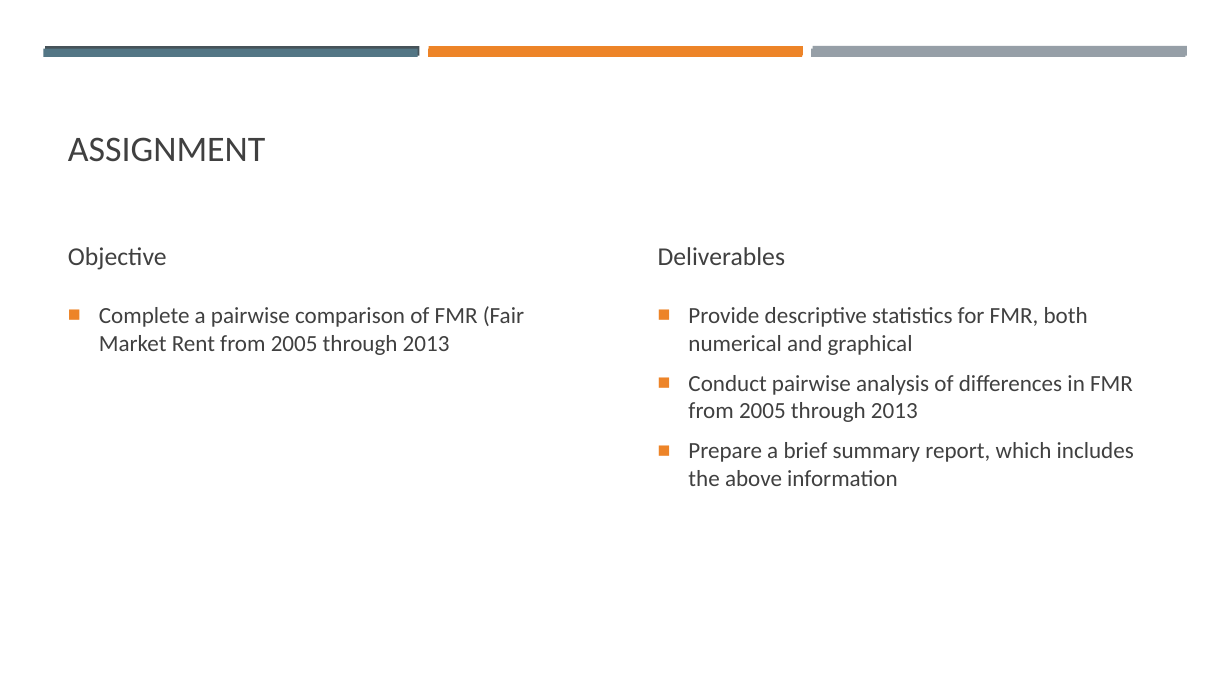
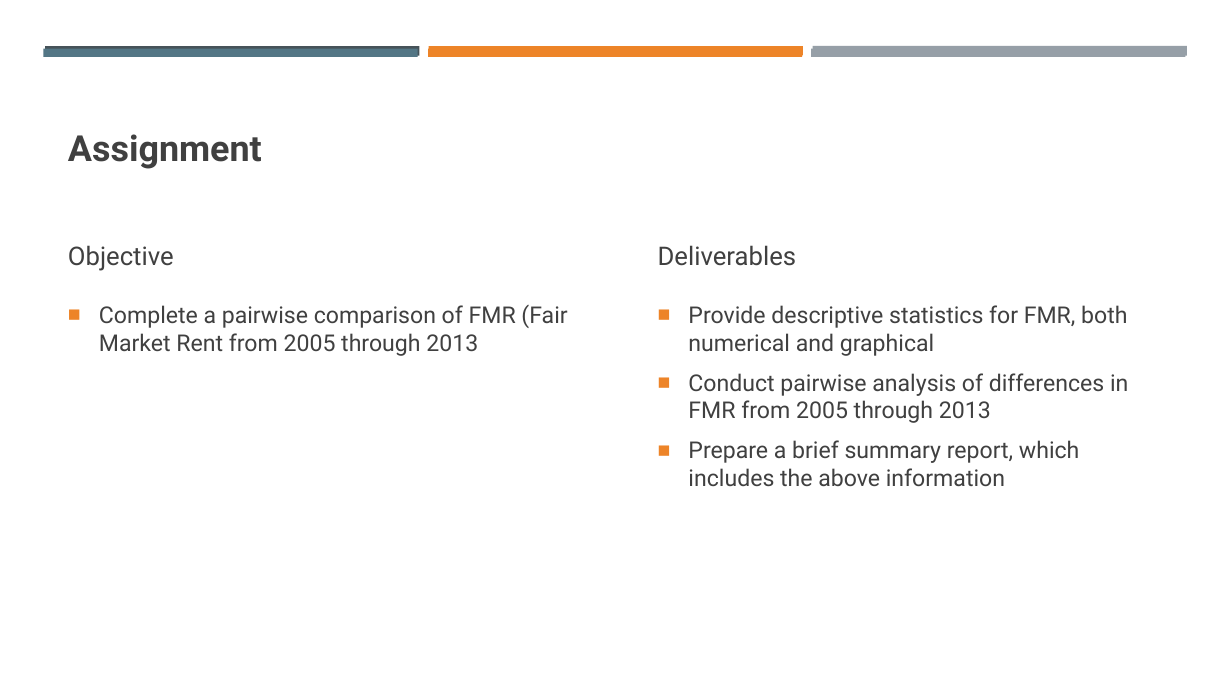
Before and after one commit to tamimcm416/capstone_business_stats, a slide deck: slide 2 of Assignment 2.pptx. Drawn at 1232x693 pixels with LibreOffice and Linux fonts; fonts in the diff are those of the drawing. Boxes give left, top, right and bottom in pixels: in the first picture for what was removed or moved away, otherwise in the second. Text is boxed around its words. In the diff, an @@ line names an element or a change of style, - is before the commit and + after.

```diff
--- a/Assignment 2.pptx
+++ b/Assignment 2.pptx
@@ title at <box>68,134,262,169</box>: text changed; font Calibri to Roboto; bold on @@
-ASSIGNMENT
+Assignment
@@ font Calibri to Roboto in 4 elements at <box>68,245,174,271</box>, <box>99,305,567,356</box>, <box>658,245,797,266</box>, <box>688,305,1128,486</box> @@
```
Also in this commit, not shown: 9 other slides changed.
